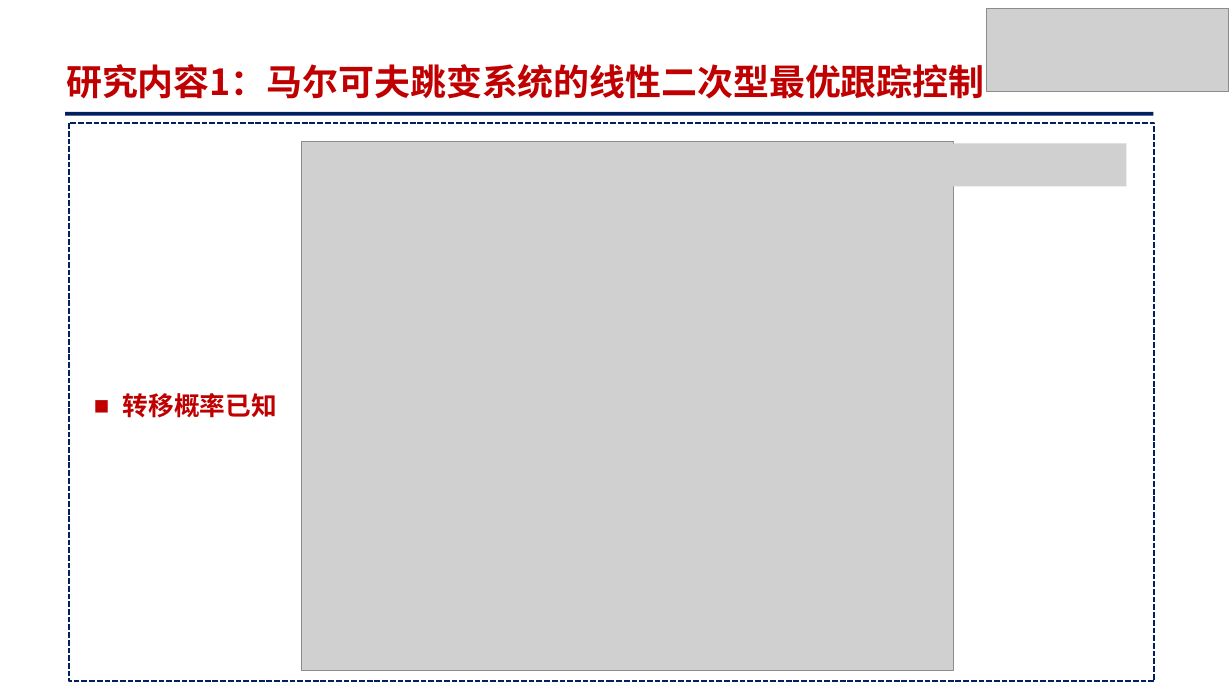
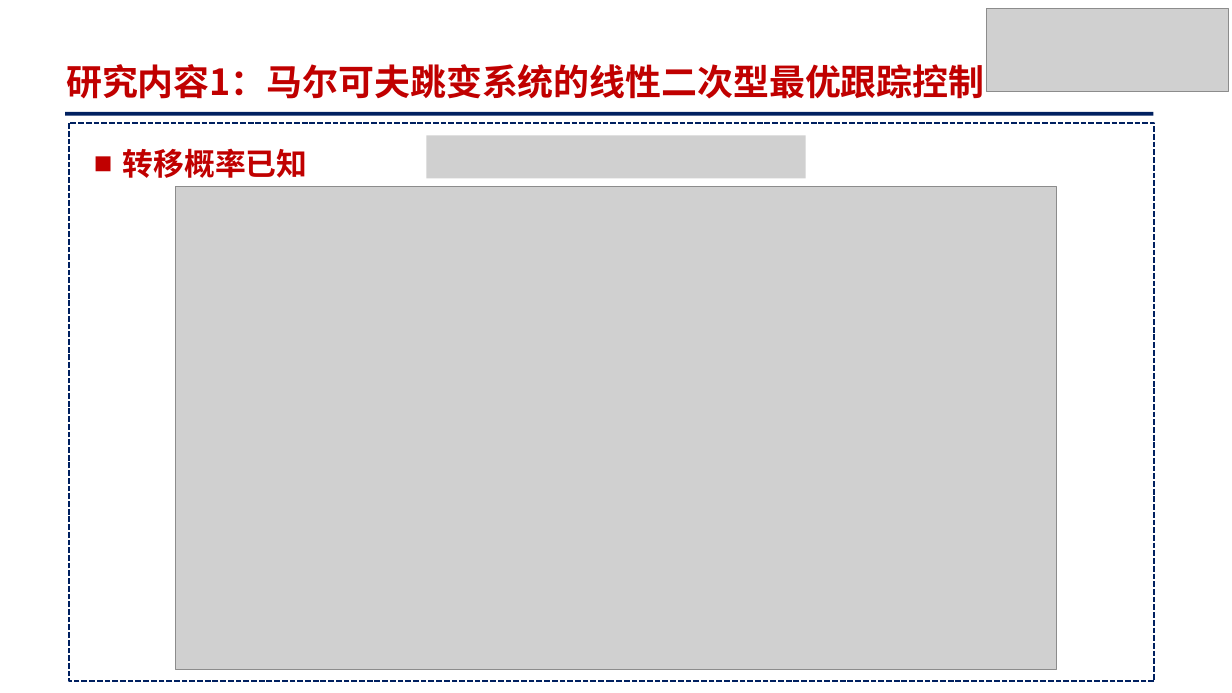
Before and after one commit to yck0609/master-thesis, a slide deck: slide 13 of 文件/学位申请相关表格/PPT/基于策略迭代的马尔可夫跳变系统最优跟踪控制_姚才康.pptx. Drawn at 1232x693 pixels with LibreOffice and Linux fonts; fonts in the diff are those of the drawing; grey boxes stand for pictures. Boxes give left, top, right and bottom in pixels: in the first picture for what was removed or moved away, otherwise in the second. Text is boxed around its words. In the diff, an @@ line names an element or a change of style, - is before the commit and + after.

```diff
--- a/文件/学位申请相关表格/PPT/基于策略迭代的马尔可夫跳变系统最优跟踪控制_姚才康.pptx
+++ b/文件/学位申请相关表格/PPT/基于策略迭代的马尔可夫跳变系统最优跟踪控制_姚才康.pptx
@@ text "转移概率已知" moved from (x1=123, y1=393, x2=277, y2=418) to (x1=123, y1=148, x2=308, y2=178) @@
@@ text "转移概率已知" at (x1=123, y1=148, x2=308, y2=178): size 20 to 24 pt @@
@@ picture added at (x1=426, y1=136, x2=806, y2=178) @@
@@ picture removed at (x1=747, y1=143, x2=1127, y2=186) @@
@@ picture resized from (x1=301, y1=141, x2=953, y2=670) to (x1=176, y1=187, x2=1057, y2=669) @@
```
Also in this commit, not shown: 11 other slides changed, 35 other files.
